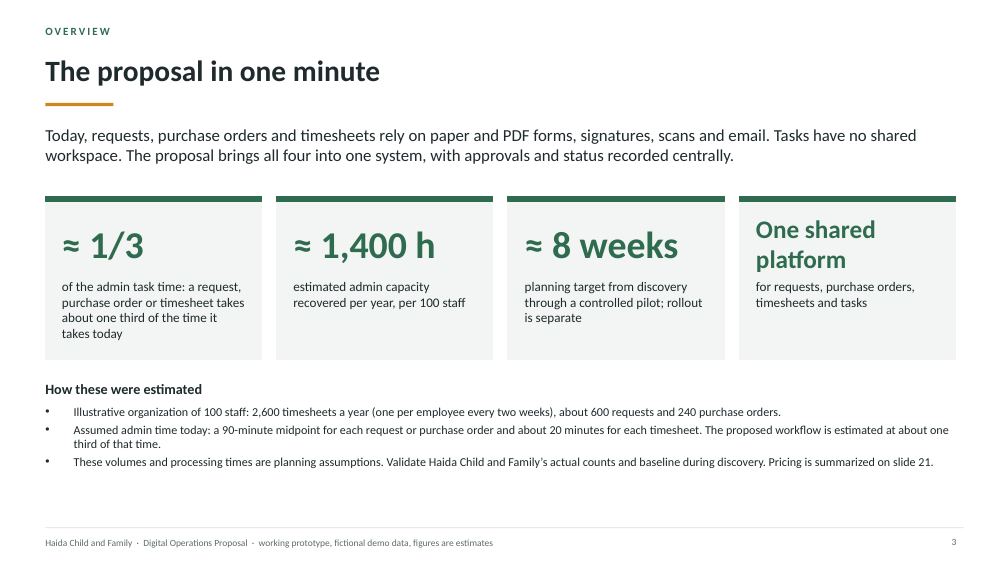
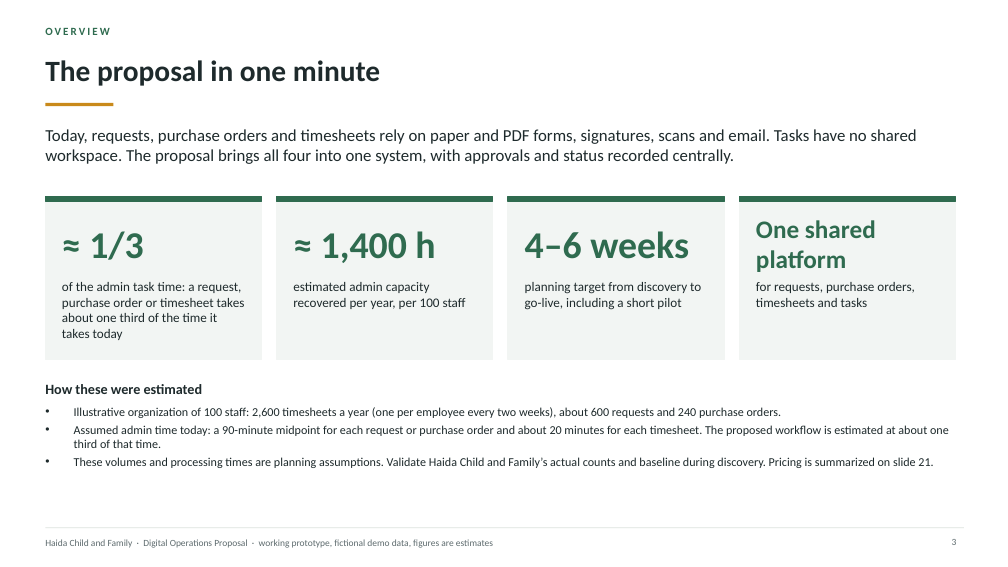
Before and after one commit to AndalibOlee/Portfolio, a slide deck: slide 3 of demo-platform/docs/Haida_Child_and_Family_Executive_Digital_Operations_Proposal.pptx. Drawn at 1008x567 pixels with LibreOffice and Linux fonts; fonts in the diff are those of the drawing. Boxes give left, top, right and bottom in pixels: in the first picture for what was removed or moved away, otherwise in the second. Text is boxed around its words. In the diff, an @@ line names an element or a change of style, - is before the commit and + after.

```diff
--- a/demo-platform/docs/Haida_Child_and_Family_Executive_Digital_Operations_Proposal.pptx
+++ b/demo-platform/docs/Haida_Child_and_Family_Executive_Digital_Operations_Proposal.pptx
@@ text at [525,231,689,259]: text changed @@
-≈ 8 weeks
+4–6 weeks
@@ text at [525,282,701,310]: text changed @@
-planning target from discovery through a controlled pilot; rollout is separate
+planning target from discovery to go-live, including a short pilot
```
Also in this commit, not shown: 2 other slides changed, 8 other files.
